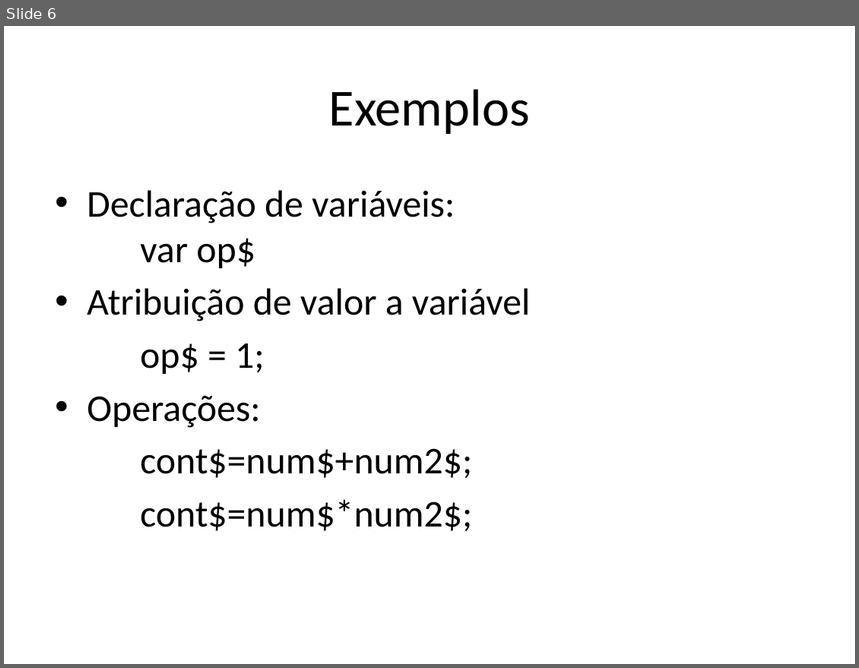
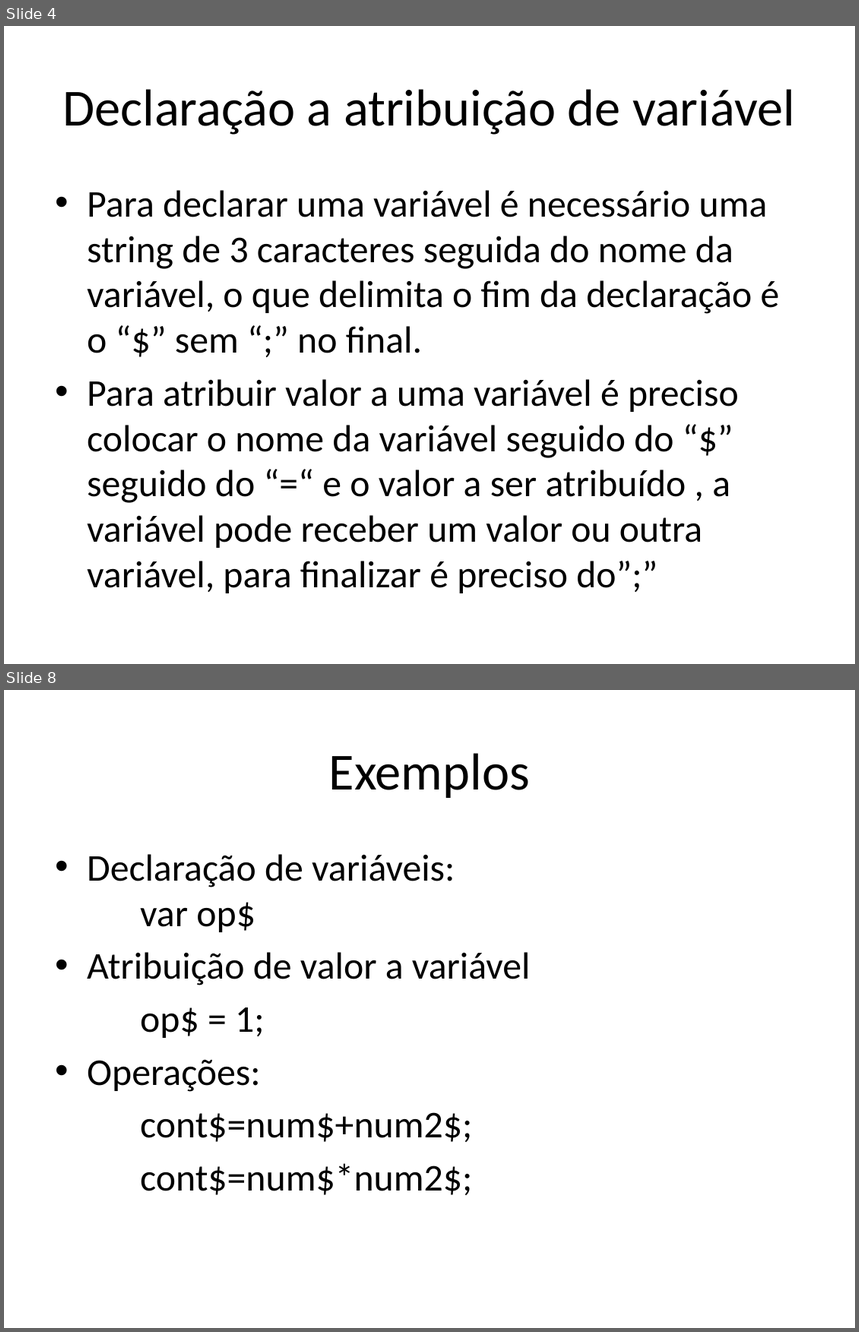
Before and after one commit to Kevinspiller/baidu, a slide deck: Linguagem Baidu.pptx. Shown one above the other, each under a label of ours: slide 6 before the commit, slides 4 and 8 after it; the slides between them are not shown. The pictures are 859x668 and 859x1332 pixels, drawn with LibreOffice and Linux fonts; fonts in the diff are those of the drawing. Boxes give left, top, right and bottom in pixels: in the first picture for what was removed or moved away, otherwise in the second. Text is boxed around its words. In the diff, an @@ line names an element or a change of style, - is before the commit and + after.

```diff
--- a/Linguagem Baidu.pptx
+++ b/Linguagem Baidu.pptx
@@ slide 4 added at [4,26,855,664], background #FFFFFF @@
@@ title added at [63,89,795,135], 44 pt, text #000000 @@
+Declaração a atribuição de variável
@@ text added at [87,190,780,594], 32 pt, text #000000 @@
+• Para declarar uma variável é necessário uma string de 3 caracteres seguida do nome da variável, o que delimita o fim da declaração é o “$” sem “;” no final.
+• Para atribuir valor a uma variável é preciso colocar o nome da variável seguido do “$” seguido do “=“ e o valor a ser atribuído , a variável pode receber um valor ou outra variável, para finalizar é preciso do”;”
@@ what was slide 6 is now slide 8 @@
```
Also in this commit, not shown: 1 slide changed, 5 other slides added, 15 slides removed.
